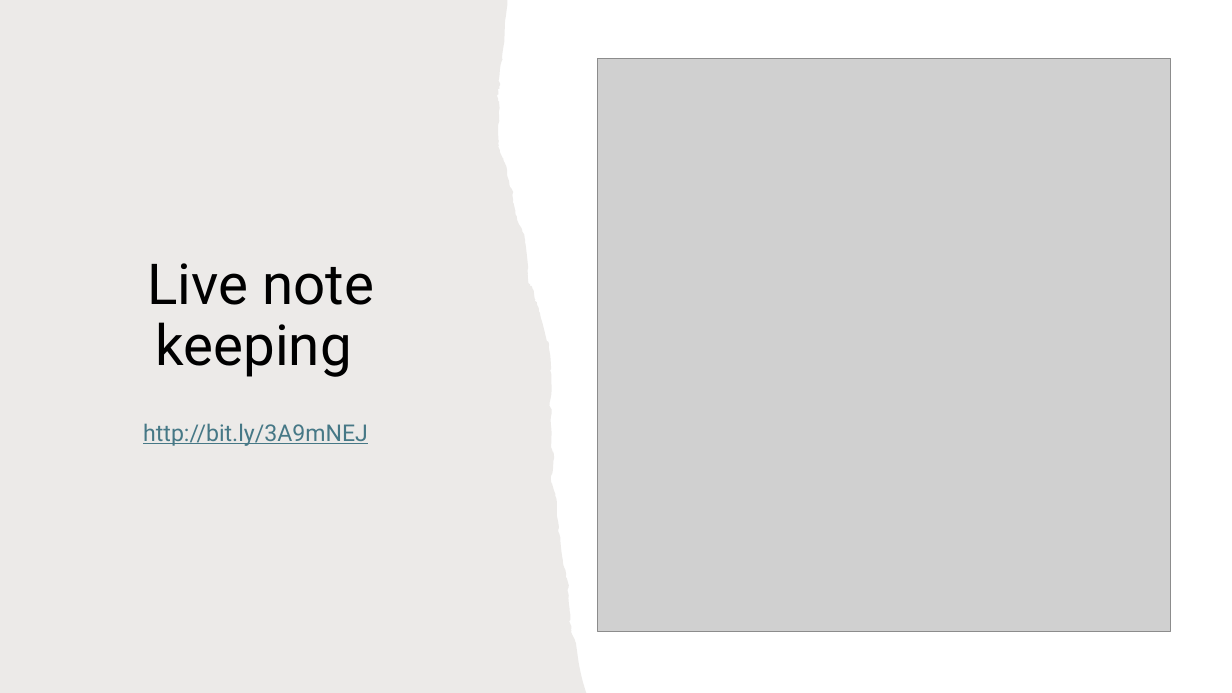
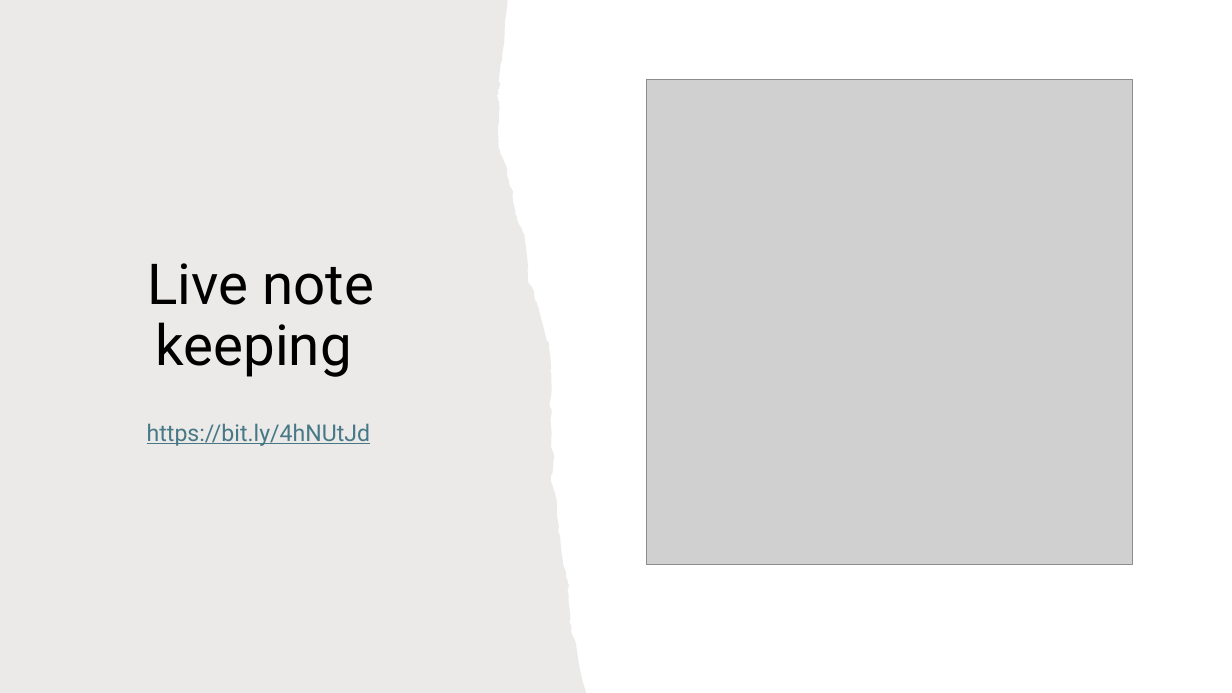
Before and after one commit to 4TUResearchData-Carpentries/software_carpentry_instructors, a slide deck: slide 3 of python_instructor_materials/Lesson_slides_day_2.pptx. Drawn at 1232x693 pixels with LibreOffice and Linux fonts; fonts in the diff are those of the drawing; grey boxes stand for pictures. Boxes give left, top, right and bottom in pixels: in the first picture for what was removed or moved away, otherwise in the second. Text is boxed around its words. In the diff, an @@ line names an element or a change of style, - is before the commit and + after.

```diff
--- a/python_instructor_materials/Lesson_slides_day_2.pptx
+++ b/python_instructor_materials/Lesson_slides_day_2.pptx
@@ picture: place and size @@
-picture at <box>598,58,1171,631</box>
+picture at <box>647,79,1132,565</box>
@@ text at <box>147,423,370,446</box>: text changed @@
-http://bit.ly/3A9mNEJ
+https://bit.ly/4hNUtJd
```
Also in this commit, not shown: 4 other slides changed, 5 other files.
